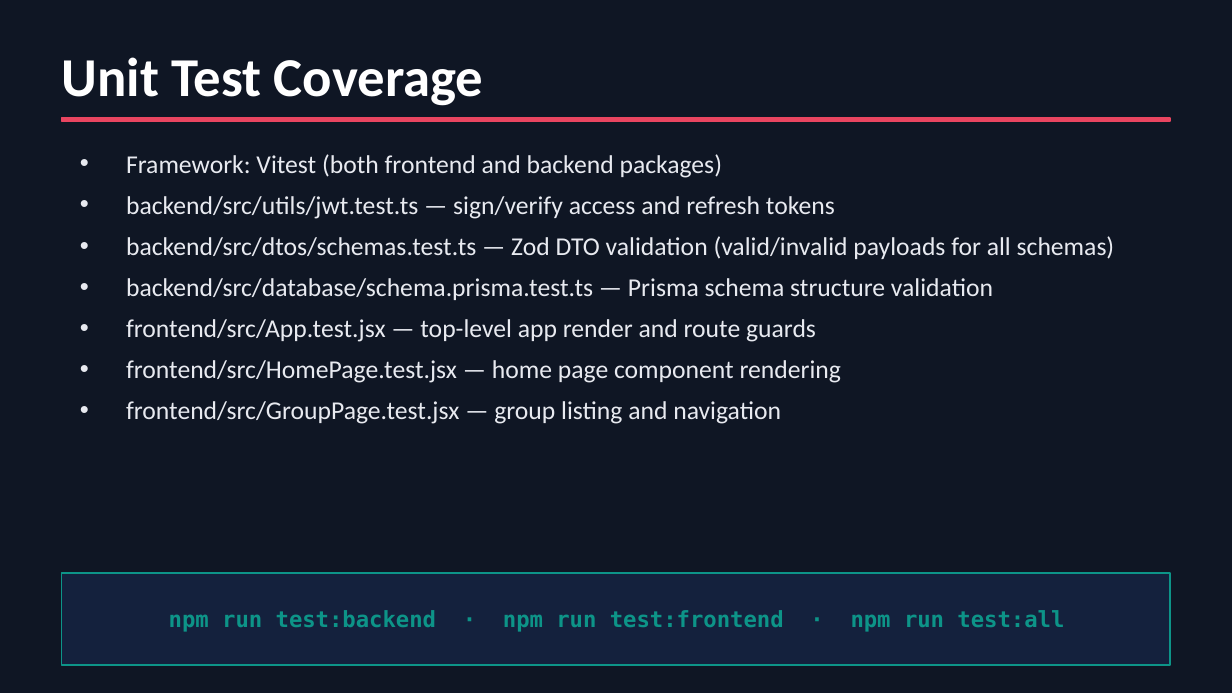
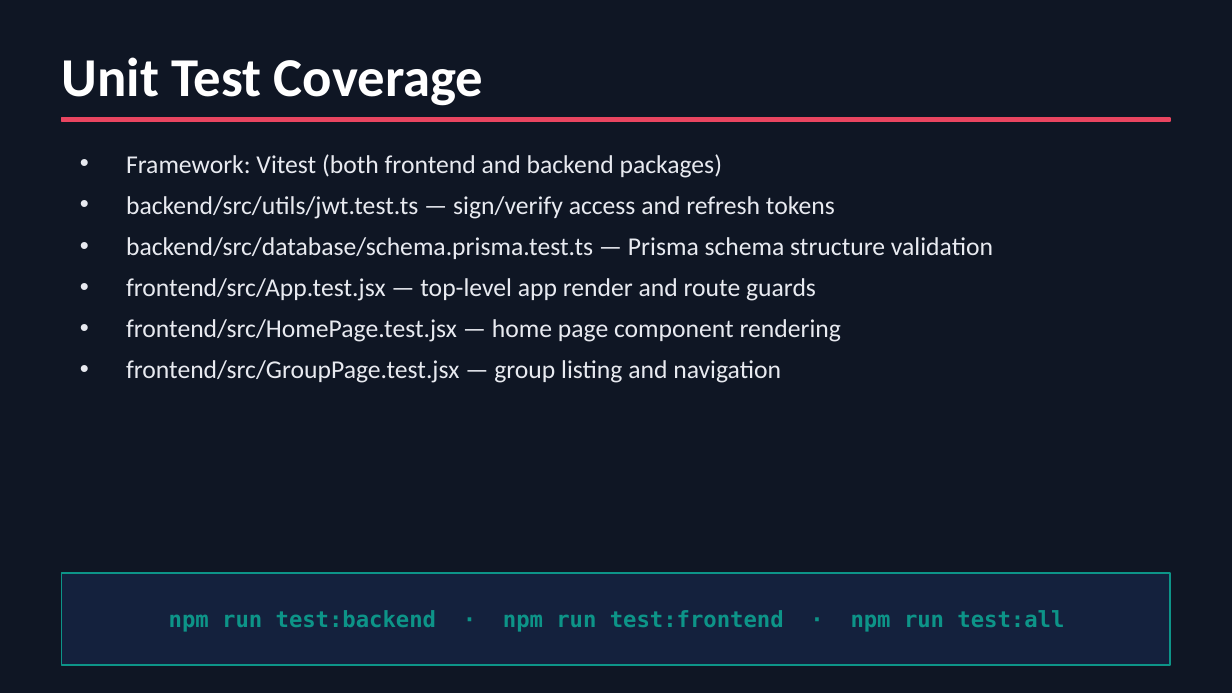
Before and after one commit to mingooyen/CS4398SoftwareEngineeringProject, a slide deck: slide 10 of submission/10_presentation.pptx. Drawn at 1232x693 pixels with LibreOffice and Linux fonts; fonts in the diff are those of the drawing. Boxes give left, top, right and bottom in pixels: in the first picture for what was removed or moved away, otherwise in the second. Text is boxed around its words. In the diff, an @@ line names an element or a change of style, - is before the commit and + after.

```diff
--- a/submission/10_presentation.pptx
+++ b/submission/10_presentation.pptx
@@ text at (126,236,1115,259): paragraph removed @@
-• backend/src/dtos/schemas.test.ts — Zod DTO validation (valid/invalid payloads for all schemas)
```
Also in this commit, not shown: 5 other slides changed, 4 slides added, 1 slide removed.
